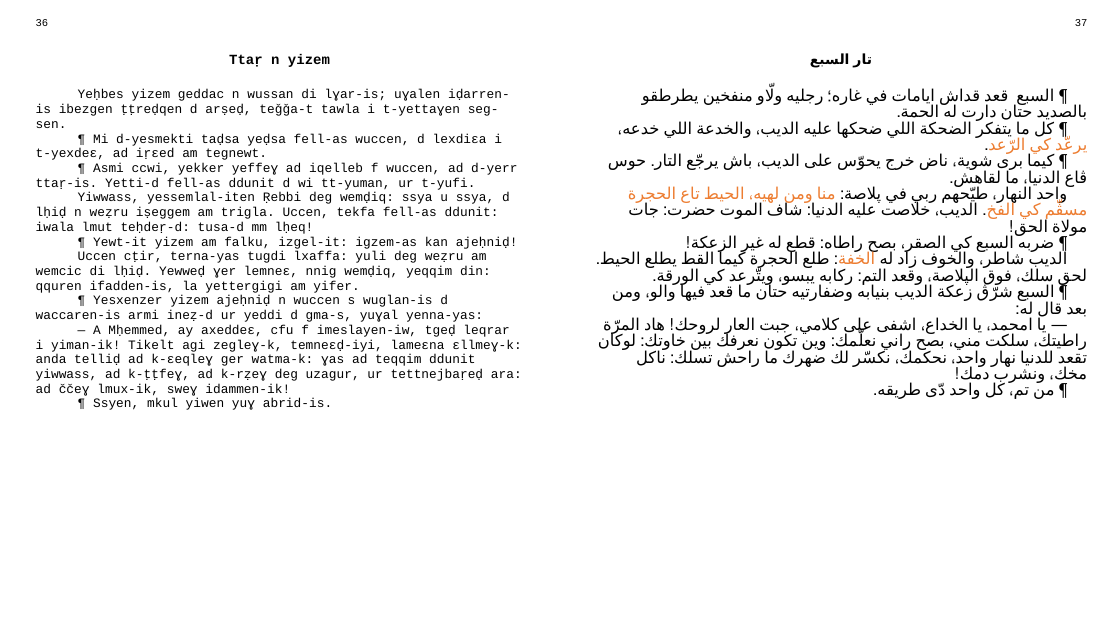
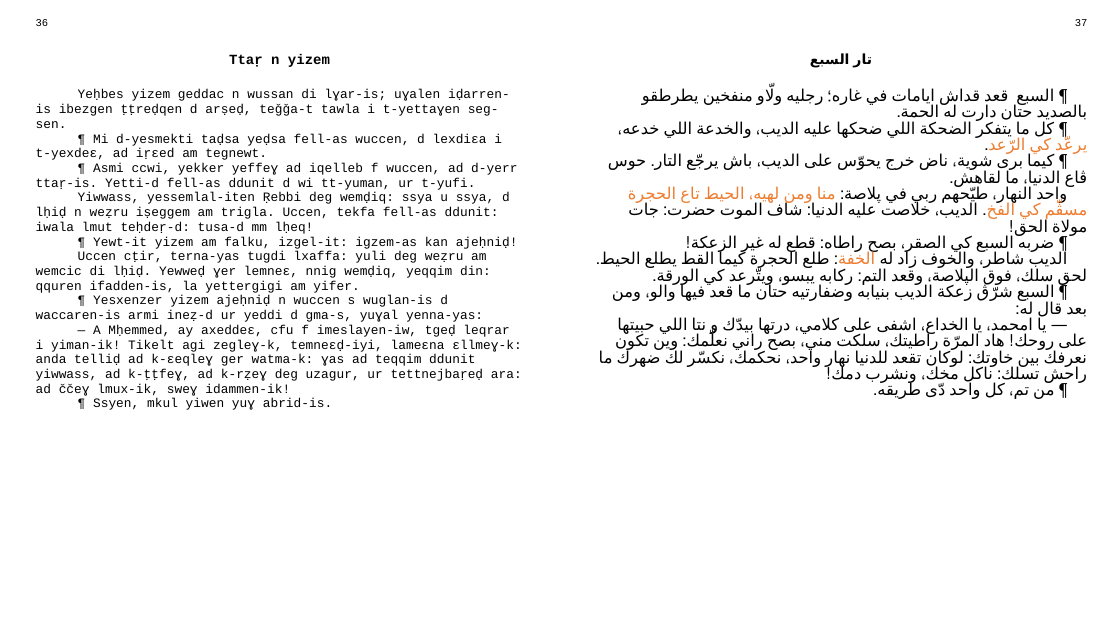
Before and after one commit to sferhah/tamacahut_n_wuccen, a slide deck: slide 15 of Uccen.ConsoleApp/Resources/pptx/uccen.arq.pptx. Drawn at 1120x630 pixels with LibreOffice and Linux fonts; fonts in the diff are those of the drawing. Boxes give left, top, right and bottom in pixels: in the first picture for what was removed or moved away, otherwise in the second. Text is boxed around its words. In the diff, an @@ line names an element or a change of style, - is before the commit and + after.

```diff
--- a/Uccen.ConsoleApp/Resources/pptx/uccen.arq.pptx
+++ b/Uccen.ConsoleApp/Resources/pptx/uccen.arq.pptx
@@ table at box(27, 13, 1096, 607) @@
-row 3, column 3: ¶ السبع قعد قداش ايامات في غاره؛ رجليه ولّاو منفخين يطرطقو بالصديد حتان دارت له الحمة. / ¶ كل ما يتفكر الضحكة اللي ضحكها عليه الديب، والخدعة اللي خدعه، يرعّد كي الرّعد. / ¶ كيما برى شوية، ناض خرج يحوّس على الديب، باش يرجّع التار. حوس ڨاع الدنيا، ما لقاهش. / واحد النهار، طيّحهم ربي في پلاصة: منا ومن لهيه، الحيط تاع الحجرة مسڨّم كي الفخ. الديب، خلاصت عليه الدنيا: شاف الموت حضرت: جات مولاة الحق! / ¶ ضربه السبع كي الصقر، بصح راطاه: قطع له غير الزعكة! / الديب شاطر، والخوف زاد له الخفة: طلع الحجرة كيما القط يطلع الحيط. لحق سلك، فوق الپلاصة، وقعد التم: ركابه يبسو، ويتّرعد كي الورقة. / ¶ السبع شرّڨ زعكة الديب بنيابه وضفارتيه حتان ما قعد فيها والو، ومن بعد قال له: / — يا امحمد، يا الخداع، اشفى على كلامي، جبت العار لروحك! هاد المرّة راطيتك، سلكت مني، بصح راني نعلّمك: وين تكون نعرفك بين خاوتك: لوكان تقعد للدنيا نهار واحد، نحكمك، نكسّر لك ضهرك ما راحش تسلك: ناكل مخك، ونشرب دمك! / ¶ من تم، كل واحد دّى طريقه.
+row 3, column 3: ¶ السبع قعد قداش ايامات في غاره؛ رجليه ولّاو منفخين يطرطقو بالصديد حتان دارت له الحمة. / ¶ كل ما يتفكر الضحكة اللي ضحكها عليه الديب، والخدعة اللي خدعه، يرعّد كي الرّعد. / ¶ كيما برى شوية، ناض خرج يحوّس على الديب، باش يرجّع التار. حوس ڨاع الدنيا، ما لقاهش. / واحد النهار، طيّحهم ربي في پلاصة: منا ومن لهيه، الحيط تاع الحجرة مسڨّم كي الفخ. الديب، خلاصت عليه الدنيا: شاف الموت حضرت: جات مولاة الحق! / ¶ ضربه السبع كي الصقر، بصح راطاه: قطع له غير الزعكة! / الديب شاطر، والخوف زاد له الخفة: طلع الحجرة كيما القط يطلع الحيط. لحق سلك، فوق الپلاصة، وقعد التم: ركابه يبسو، ويتّرعد كي الورقة. / ¶ السبع شرّڨ زعكة الديب بنيابه وضفارتيه حتان ما قعد فيها والو، ومن بعد قال له: / — يا امحمد، يا الخداع، اشفى على كلامي، درتها بيدّك و نتا اللي حبيتها على روحك! هاد المرّة راطيتك، سلكت مني، بصح راني نعلّمك: وين تكون نعرفك بين خاوتك: لوكان تقعد للدنيا نهار واحد، نحكمك، نكسّر لك ضهرك ما راحش تسلك: ناكل مخك، ونشرب دمك! / ¶ من تم، كل واحد دّى طريقه.
```
Also in this commit, not shown: 11 other slides changed, 3 other files.
